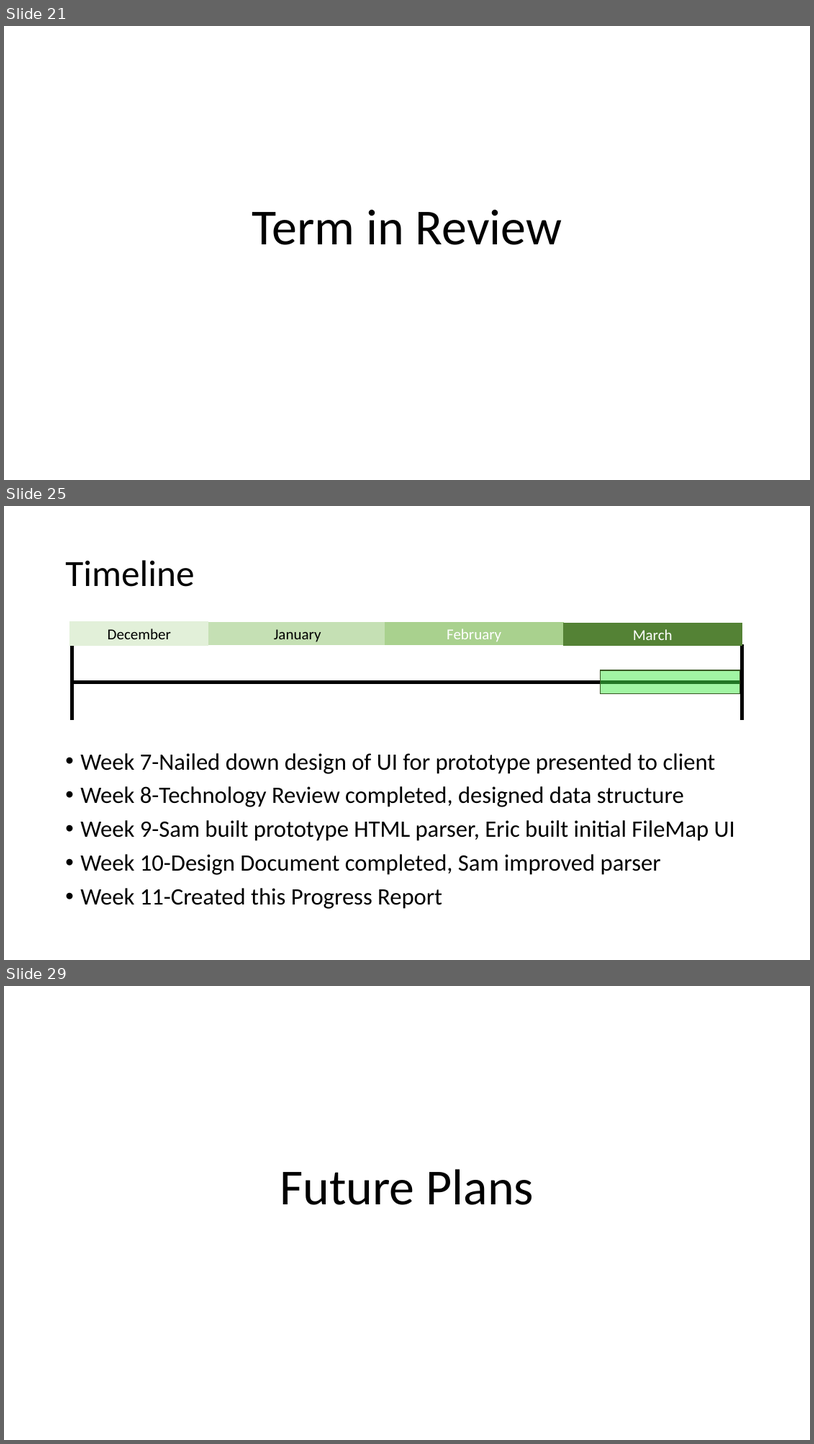
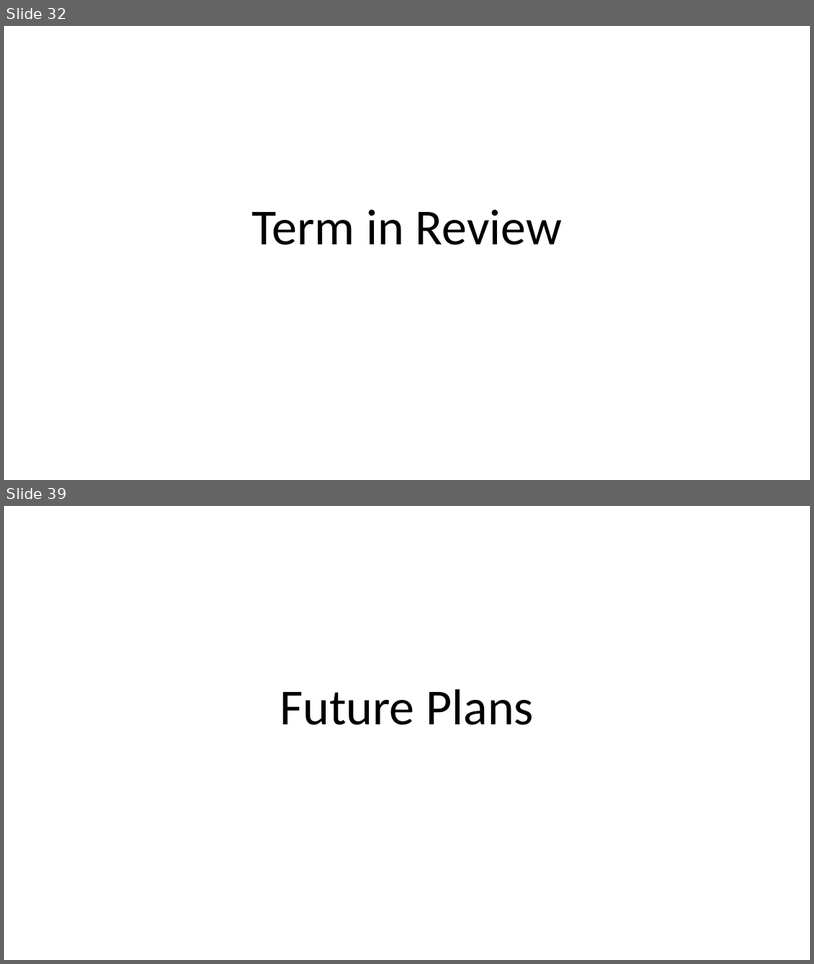
Before and after one commit to slichlyter12/Postal, a slide deck: ProgressReportMidWinter/Progress-Report-MidWinter-team38.pptx. Shown one above the other, each under a label of ours: slides 21, 25 and 29 before the commit, slides 32 and 39 after it; the slides between them are not shown. The pictures are 814x1444 and 814x964 pixels, drawn with LibreOffice and Linux fonts; fonts in the diff are those of the drawing. Boxes give left, top, right and bottom in pixels: in the first picture for what was removed or moved away, otherwise in the second. Text is boxed around its words. In the diff, an @@ line names an element or a change of style, - is before the commit and + after.

```diff
--- a/ProgressReportMidWinter/Progress-Report-MidWinter-team38.pptx
+++ b/ProgressReportMidWinter/Progress-Report-MidWinter-team38.pptx
@@ slide 25 removed at box(4, 506, 810, 960), background #FFFFFF @@
@@ title removed at box(65, 560, 194, 587) @@
-Timeline
@@ rectangle removed at box(70, 621, 208, 645) @@
-December
@@ rectangle removed at box(208, 622, 387, 644) @@
-January
@@ rectangle removed at box(385, 622, 563, 644) @@
-February
@@ rectangle removed at box(563, 623, 742, 645) @@
-March
@@ line removed from (72, 644) to (72, 720) @@
@@ line removed from (743, 644) to (743, 720) @@
@@ rectangle removed at box(601, 670, 741, 693) @@
@@ line removed from (70, 682) to (744, 682) @@
@@ text removed at box(80, 753, 736, 908) @@
-• Week 7-Nailed down design of UI for prototype presented to client
-• Week 8-Technology Review completed, designed data structure
-• Week 9-Sam built prototype HTML parser, Eric built initial FileMap UI
-• Week 10-Design Document completed, Sam improved parser
-• Week 11-Created this Progress Report
@@ what was slide 21 is now slide 32 @@
@@ what was slide 29 is now slide 39 @@
```
Also in this commit, not shown: 14 slides changed, 16 slides added, 5 other slides removed.
